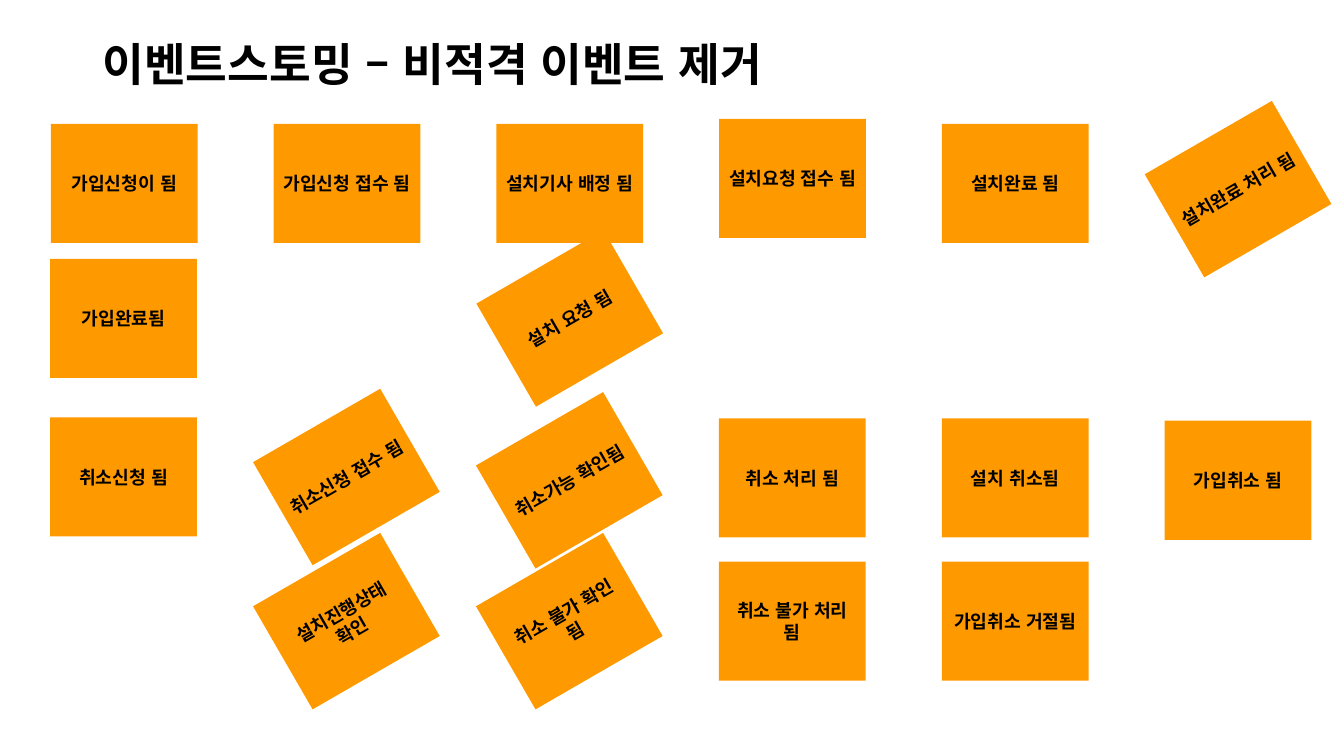
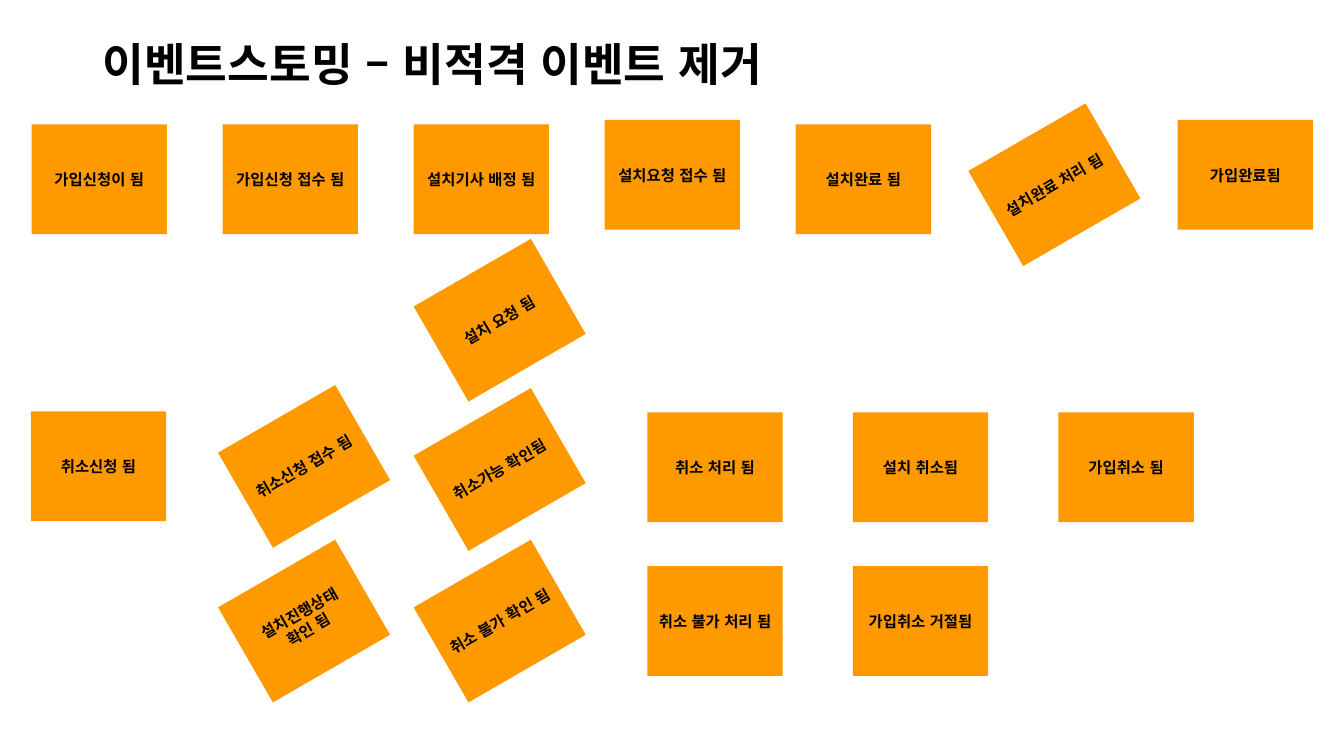
Before and after one commit to jisujin/ipTVShopProject, a slide deck: slide 8 of 실습프로젝트설계_ipTVShopProject.pptx. Drawn at 1344x756 pixels with LibreOffice and Linux fonts; fonts in the diff are those of the drawing. Boxes give left, top, right and bottom in pixels: in the first picture for what was removed or moved away, otherwise in the second. Text is boxed around its words. In the diff, an @@ line names an element or a change of style, - is before the commit and + after.

```diff
--- a/실습프로젝트설계_ipTVShopProject.pptx
+++ b/실습프로젝트설계_ipTVShopProject.pptx
@@ rectangle "설치완료 처리 됨": place and size @@
-rectangle "설치완료 처리 됨" at (1145, 101, 1332, 278)
+rectangle "설치완료 처리 됨" at (969, 104, 1141, 266)
@@ rectangle "가입신청이 됨": place and size @@
-rectangle "가입신청이 됨" at (50, 124, 198, 243)
+rectangle "가입신청이 됨" at (31, 125, 166, 235)
@@ rectangle "가입신청 접수 됨": place and size @@
-rectangle "가입신청 접수 됨" at (273, 124, 420, 243)
+rectangle "가입신청 접수 됨" at (223, 125, 358, 235)
@@ rectangle "설치기사 배정 됨": place and size @@
-rectangle "설치기사 배정 됨" at (496, 124, 643, 243)
+rectangle "설치기사 배정 됨" at (413, 125, 548, 235)
@@ rectangle "설치요청 접수 됨": place and size @@
-rectangle "설치요청 접수 됨" at (719, 119, 866, 238)
+rectangle "설치요청 접수 됨" at (605, 120, 740, 230)
@@ rectangle "설치완료 됨": place and size @@
-rectangle "설치완료 됨" at (942, 124, 1089, 243)
+rectangle "설치완료 됨" at (796, 125, 931, 235)
@@ size 13 to 11 pt in 17 elements at (31, 125, 166, 235), (31, 411, 166, 521), (219, 385, 390, 548), (223, 125, 358, 235), (414, 540, 586, 703), (414, 239, 586, 401), (647, 567, 782, 677), (414, 388, 586, 551), (413, 125, 548, 235), (853, 567, 988, 677), (647, 412, 782, 522), (853, 412, 988, 522), (605, 120, 740, 230), (1059, 412, 1194, 522), (796, 125, 931, 235), (969, 104, 1141, 266), (1178, 120, 1313, 230) @@
@@ rectangle "가입완료됨": place and size @@
-rectangle "가입완료됨" at (50, 259, 198, 378)
+rectangle "가입완료됨" at (1178, 120, 1313, 230)
@@ rectangle "설치 요청 됨": place and size @@
-rectangle "설치 요청 됨" at (476, 230, 663, 407)
+rectangle "설치 요청 됨" at (414, 239, 586, 401)
@@ rectangle "취소신청 접수 됨": place and size @@
-rectangle "취소신청 접수 됨" at (253, 389, 440, 565)
+rectangle "취소신청 접수 됨" at (219, 385, 390, 548)
@@ rectangle "취소가능 확인됨": place and size @@
-rectangle "취소가능 확인됨" at (476, 392, 663, 568)
+rectangle "취소가능 확인됨" at (414, 388, 586, 551)
@@ rectangle "취소신청 됨": place and size @@
-rectangle "취소신청 됨" at (50, 417, 198, 536)
+rectangle "취소신청 됨" at (31, 411, 166, 521)
@@ rectangle "취소 처리 됨": place and size @@
-rectangle "취소 처리 됨" at (719, 418, 866, 537)
+rectangle "취소 처리 됨" at (647, 412, 782, 522)
@@ rectangle "설치 취소됨": place and size @@
-rectangle "설치 취소됨" at (942, 418, 1089, 537)
+rectangle "설치 취소됨" at (853, 412, 988, 522)
@@ rectangle "가입취소 됨": place and size @@
-rectangle "가입취소 됨" at (1165, 420, 1312, 539)
+rectangle "가입취소 됨" at (1059, 412, 1194, 522)
@@ rectangle "설치진행상태 확인 됨": place and size @@
-rectangle "설치진행상태 확인 됨" at (253, 533, 440, 709)
+rectangle "설치진행상태 확인 됨" at (219, 540, 390, 703)
@@ rectangle "취소 불가 확인 됨": place and size @@
-rectangle "취소 불가 확인 됨" at (476, 533, 663, 709)
+rectangle "취소 불가 확인 됨" at (414, 540, 586, 703)
@@ rectangle "취소 불가 처리 됨": place and size @@
-rectangle "취소 불가 처리 됨" at (719, 562, 866, 681)
+rectangle "취소 불가 처리 됨" at (647, 567, 782, 677)
@@ rectangle "가입취소 거절됨": place and size @@
-rectangle "가입취소 거절됨" at (942, 562, 1089, 681)
+rectangle "가입취소 거절됨" at (853, 567, 988, 677)
@@ text in rectangle at (266, 617, 316, 644): text changed; size 13 to 11 pt @@
-설치진행상태 확인
+설치진행상태 확인 됨
```
Also in this commit, not shown: 4 other slides changed, 8 slides added.
